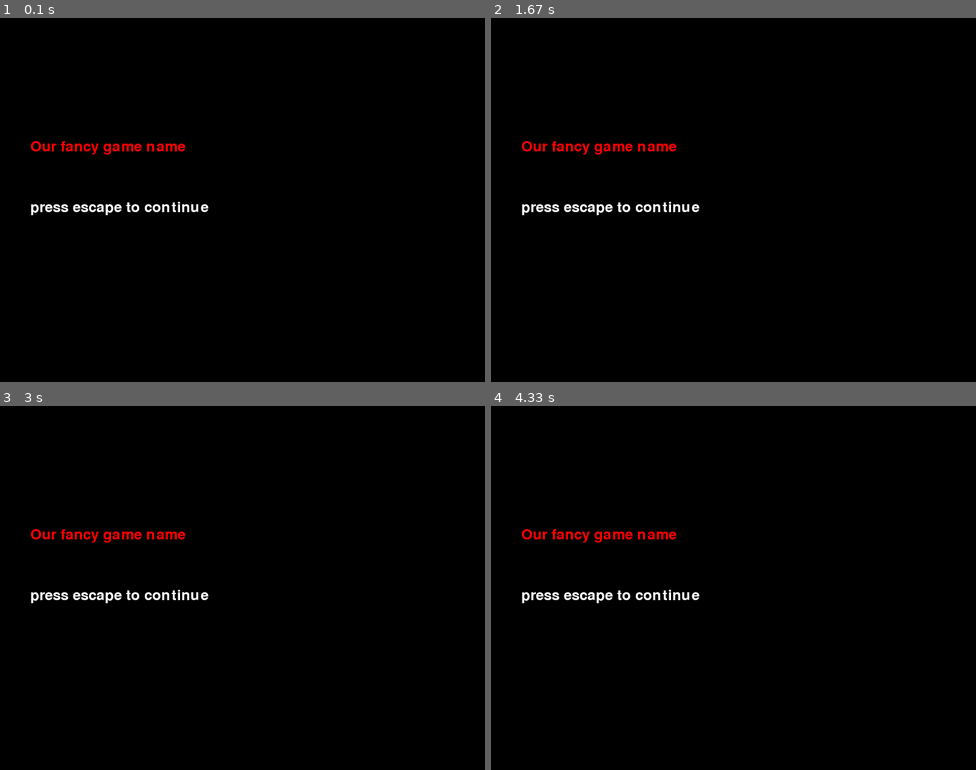
Above: before the commit, frames 1-4 (two rows, left to right).
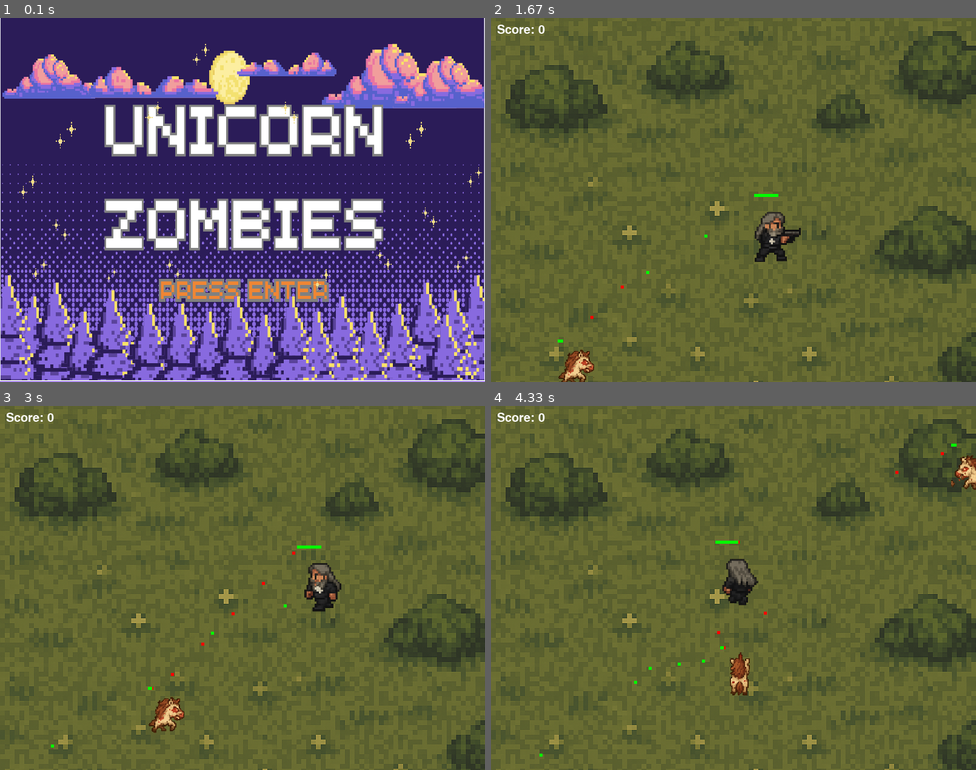
Above: after the commit, the same moments.

Repository: dracek/uuPyGame
Game: pygame game, started from main.py
Two runs of this game, one before a commit and one after it. Both use one fixed random seed, a clock stepped at 60 frames per second and the inputs below.
Inputs:
- Up to frame 1 (0.1 s): no input
- Up to frame 2 (1.67 s): tap Enter at 0.33 s; tap 1 at 0.67 s; tap Space at 1, 1.4 s; hold D from 1.33 s (still down)
- Up to frame 3 (3 s): tap Space at 1.7, 1.9, 2.23, 2.53, 2.73 s; release D at 1.8 s; hold W 1.83-2.13 s; hold D 2.17-2.63 s; hold A from 2.67 s (still down)
- Up to frame 4 (4.33 s): tap Space at 3.03, 3.3, 3.63, 3.93, 4.07 s; release A at 3.2 s; hold S 3.23-3.53 s; hold A 3.57-3.97 s; hold W from 4 s (still down)

The runs differ from the first frame. In frame 1, 100% of the frame differs, in the area x 0-100%, y 0-100%; in frame 2, 100%; in frame 3, 100%; in frame 4, 100%.

Commit message:
better intro

Diff:
--- a/main.py
+++ b/main.py
@@ -13,14 +13,12 @@
     """Main function of this game"""
 
     screen = pygame.display.set_mode((SCREEN_WIDTH, SCREEN_HEIGHT))
-    pygame.display.set_caption("Moje Střilečka")
+    pygame.display.set_caption("UNICORN ZOMBIES")
 
     show_splash(screen)
 
     while True:
         choice = show_menu(screen)
-
-        #print("Choice", choice)
 
         if choice == GameType.SINGLE:
             game = SingleGame(screen=screen)
--- a/ui.py
+++ b/ui.py
@@ -1,4 +1,5 @@
 """UI module"""
+import os
 
 import pygame
 from decorators import log_decorator
@@ -14,7 +15,7 @@
                     "ESC: Ukončení"]
 
     while True:
-        screen.fill((0, 0, 128))
+        screen.fill((43, 28, 88))
         for i, option in enumerate(menu_options):
             text = font.render(option, True, (255, 255, 255))
             screen.blit(text, (50, 200 + i * 40))
@@ -39,25 +40,20 @@
 def show_splash(screen):
     """Init splash screen"""
 
-    font = pygame.font.Font(None, 36)
+    bg_path = os.path.join("assets", "sprites", "background", "intro.png")
+    background = pygame.image.load(bg_path).convert()
+    background = pygame.transform.scale(background, screen.get_size())
 
-    # todo timer, aby se po par sekundach samo ukoncilo
+    screen.blit(background, (0, 0))
+    pygame.display.flip()
+
     while True:
-        screen.fill((0, 0, 0))
-
-        text = font.render("Our fancy game name", True, (255, 0, 0))
-        screen.blit(text, (50, 200))
-
-        text = font.render("press escape to continue", True, (255, 255, 255))
-        screen.blit(text, (50, 300))
-
-        pygame.display.flip()
 
         for event in pygame.event.get():
             if event.type == pygame.QUIT:
                 return
 
-            if event.type == pygame.KEYDOWN and event.key == pygame.K_ESCAPE:
+            if event.type == pygame.KEYDOWN and event.key == pygame.K_RETURN:
                 return
 
 def show_end_message(screen, message):
Binary file added: assets/sprites/background/intro.png
